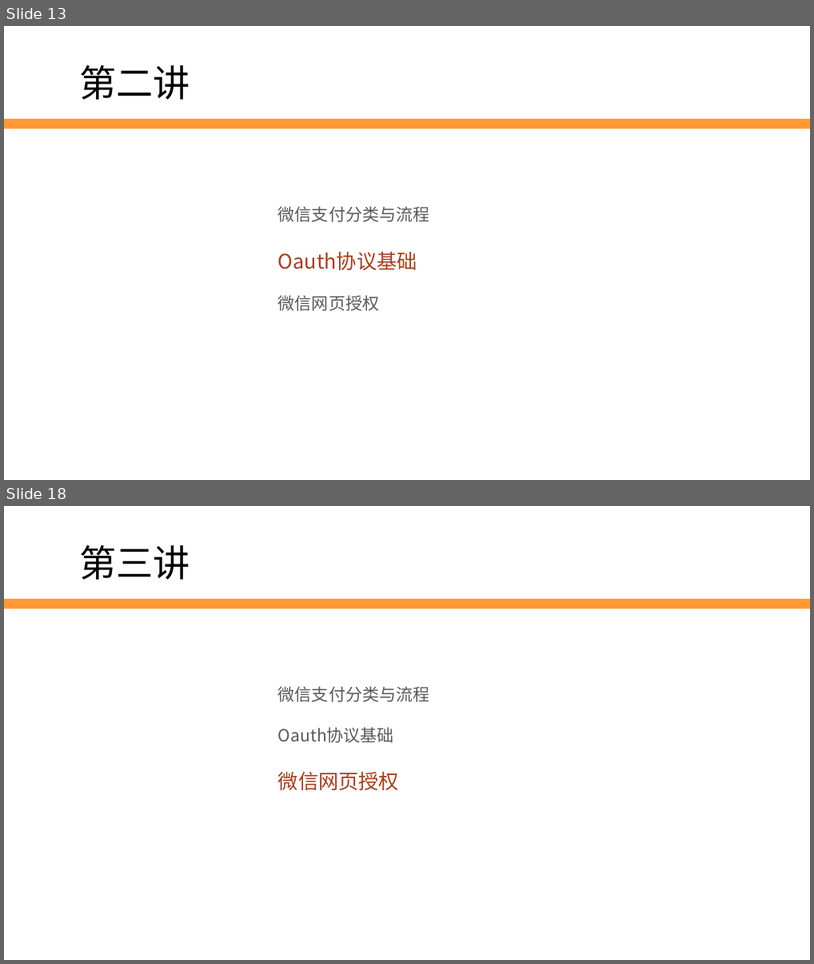
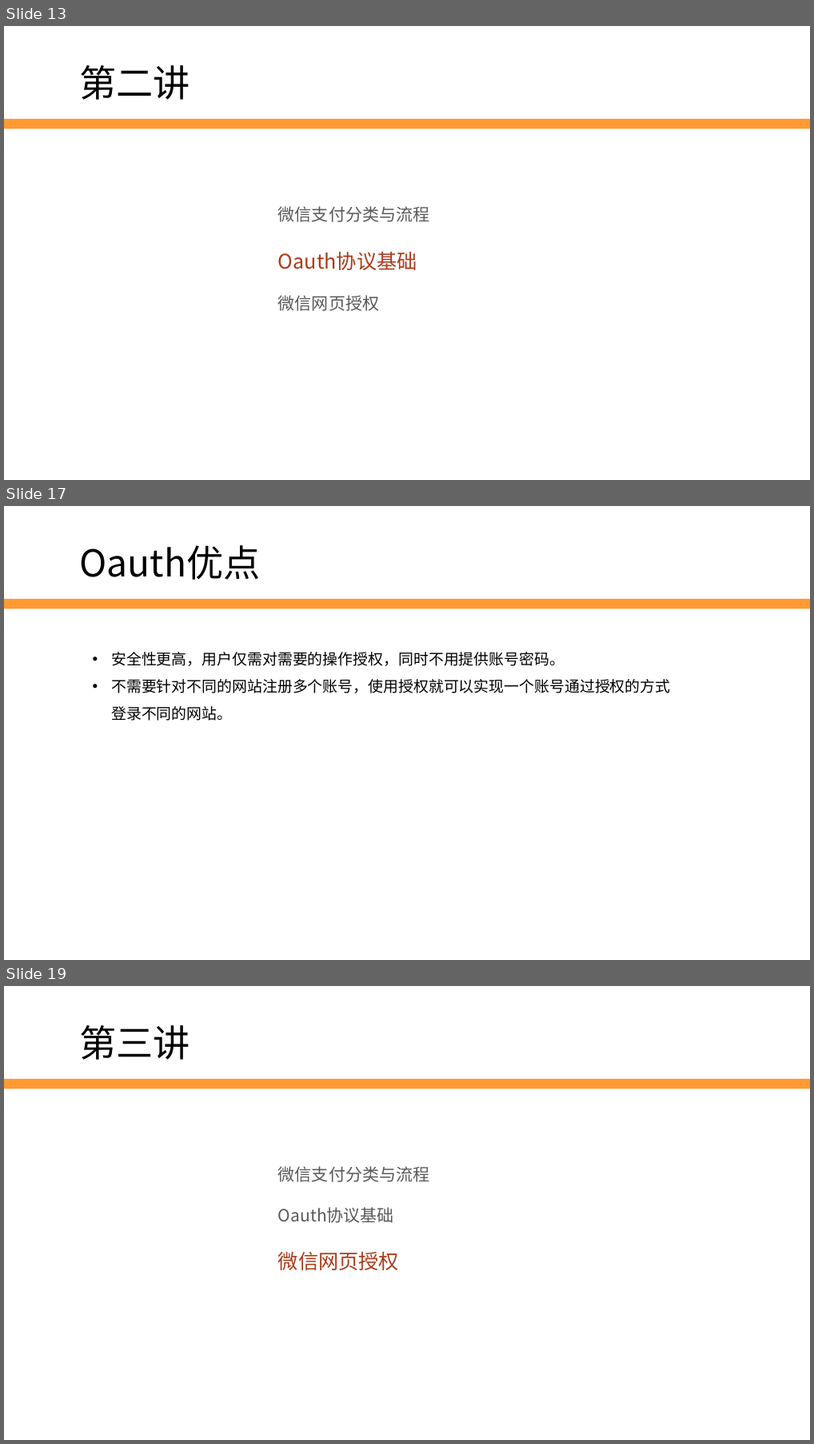
Before and after one commit to edu2act/2017-2018_1st_Wechat_Web_Programming, a slide deck: 课程ppt/第11讲 微信支付与Oauth授权.pptx. Shown one above the other, each under a label of ours: slides 13 and 18 before the commit, slides 13, 17 and 19 after it; the slides between them are not shown. The pictures are 814x964 and 814x1444 pixels, drawn with LibreOffice and Linux fonts; fonts in the diff are those of the drawing; background and template pictures are left out. Boxes give left, top, right and bottom in pixels: in the first picture for what was removed or moved away, otherwise in the second. Text is boxed around its words. In the diff, an @@ line names an element or a change of style, - is before the commit and + after.

```diff
--- a/课程ppt/第11讲 微信支付与Oauth授权.pptx
+++ b/课程ppt/第11讲 微信支付与Oauth授权.pptx
@@ slide 17 added at <box>4,506,810,960</box>, background #FFFFFF; not listed: 1 template element that a slide beside it also shows @@
@@ text added at <box>80,545,261,580</box>, 44 pt, text #000000 @@
+Oauth优点
@@ text added at <box>111,652,670,720</box>, 18 pt, text #000000 @@
+• 安全性更高，用户仅需对需要的操作授权，同时不用提供账号密码。
+• 不需要针对不同的网站注册多个账号，使用授权就可以实现一个账号通过授权的方式登录不同的网站。
@@ what was slide 18 is now slide 19 @@
```
Also in this commit, not shown: 3 slides changed, 2 other slides added, 2 slides removed, 2 other files.
